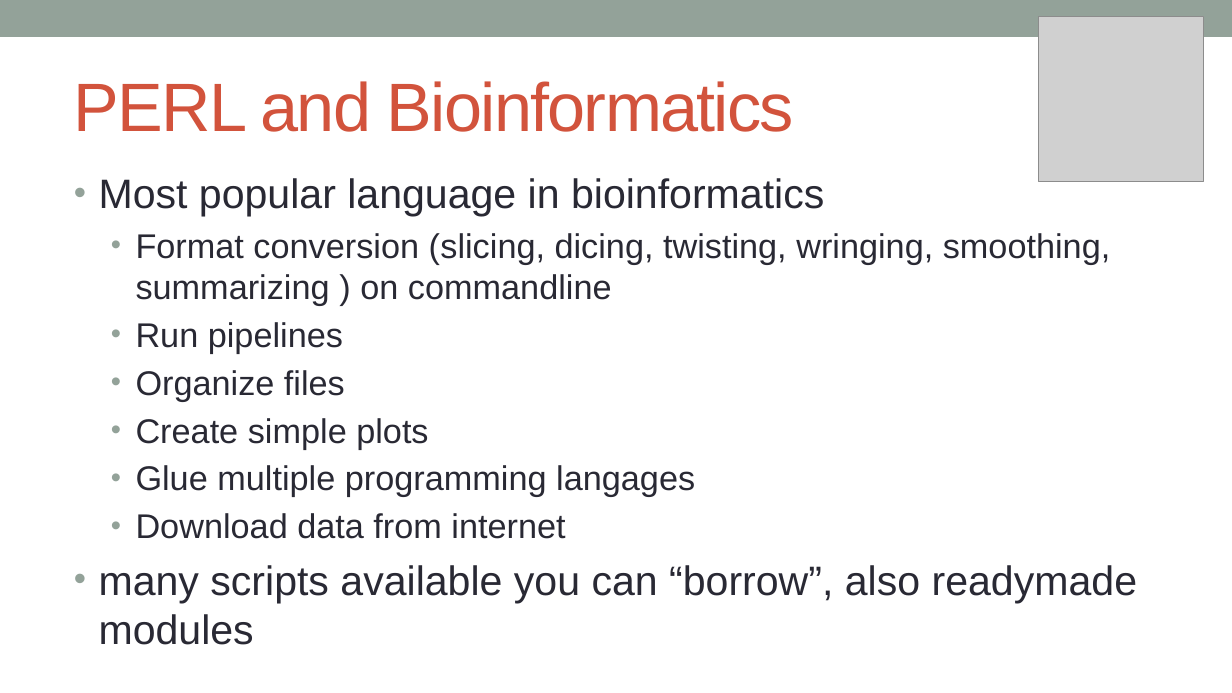
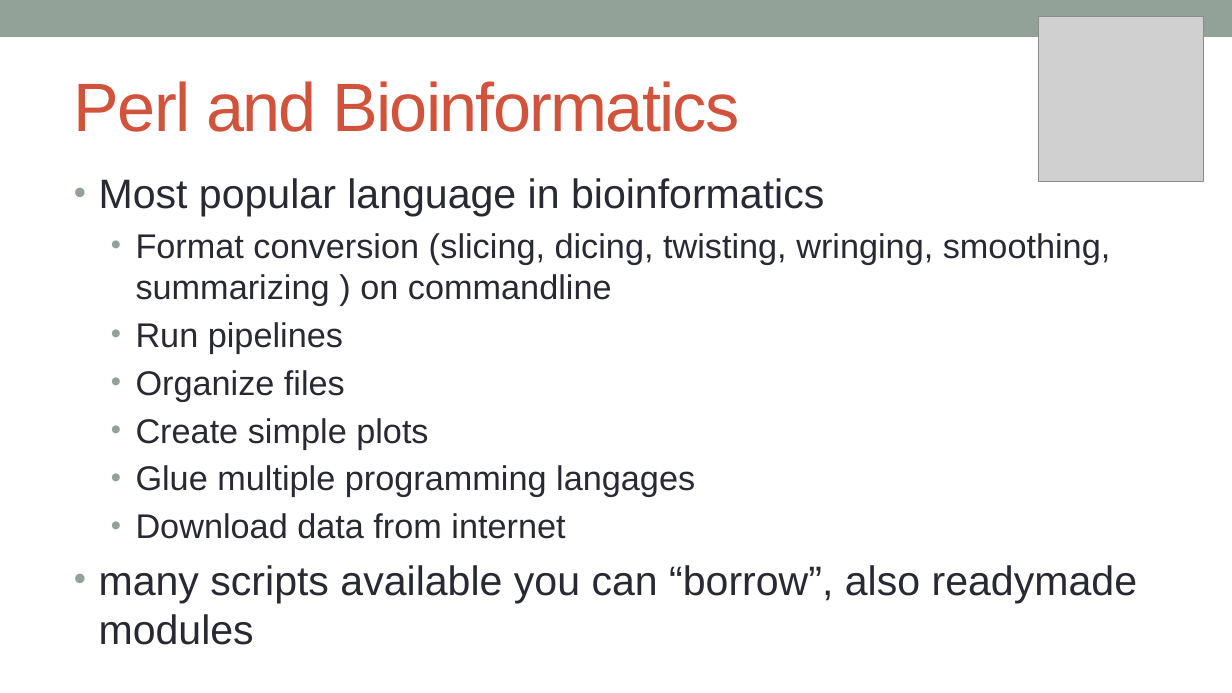
Before and after one commit to kanhu-pcr-code/bioinfo-PERL-course, a slide deck: slide 14 of PPTs/Programming-fundamentals.pptx. Drawn at 1232x693 pixels with LibreOffice and Linux fonts; fonts in the diff are those of the drawing; grey boxes stand for pictures. Boxes give left, top, right and bottom in pixels: in the first picture for what was removed or moved away, otherwise in the second. Text is boxed around its words. In the diff, an @@ line names an element or a change of style, - is before the commit and + after.

```diff
--- a/PPTs/Programming-fundamentals.pptx
+++ b/PPTs/Programming-fundamentals.pptx
@@ title at (74,81,739,132): text changed @@
-PERL and Bioinformatics
+Perl and Bioinformatics
```
Also in this commit, not shown: 1 other slide changed, 8 other files.
